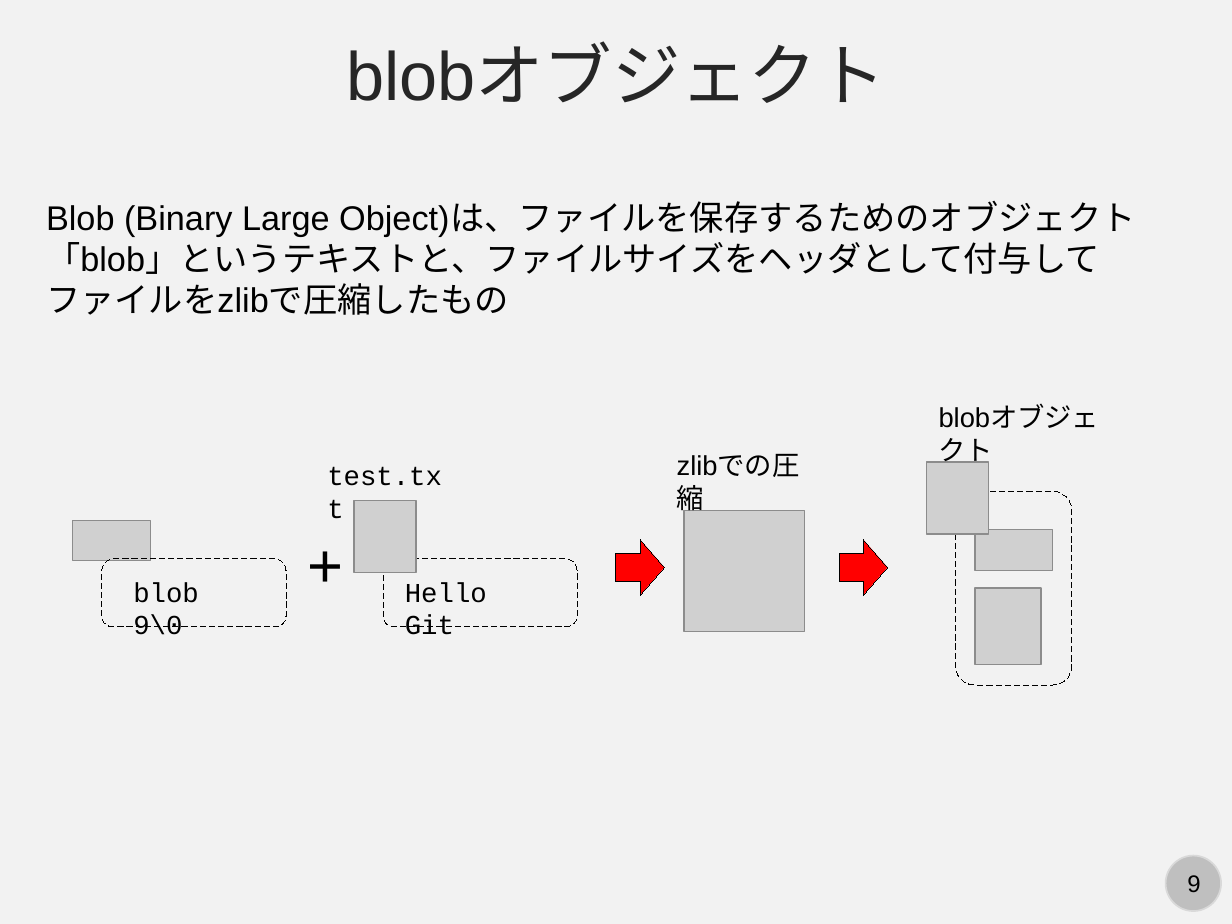
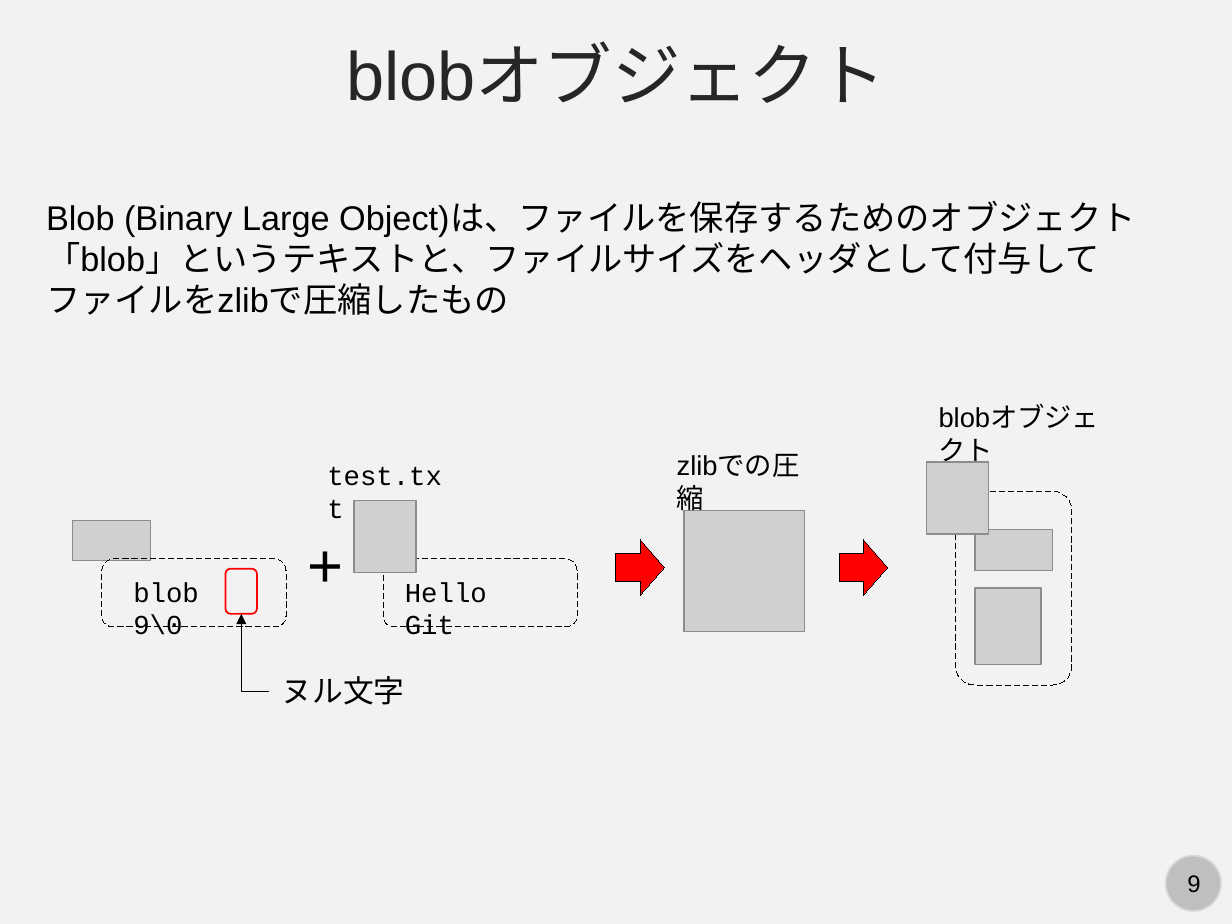
Before and after one commit to kaityo256/github, a slide deck: slide 9 of internals/fig/slide.pptx. Drawn at 1232x924 pixels with LibreOffice and Linux fonts; fonts in the diff are those of the drawing; grey boxes stand for pictures. Boxes give left, top, right and bottom in pixels: in the first picture for what was removed or moved away, otherwise in the second. Text is boxed around its words. In the diff, an @@ line names an element or a change of style, - is before the commit and + after.

```diff
--- a/internals/fig/slide.pptx
+++ b/internals/fig/slide.pptx
@@ rounded rectangle added at bbox=[225, 569, 257, 615], outline #FF0000 1 pt @@
@@ elbow arrow added from (270, 691) to (241, 614), #000000 0.5 pt @@
@@ text added at bbox=[281, 676, 404, 705], 18 pt, text #000000 @@
+ヌル文字
```
Also in this commit, not shown: 2 other slides changed.
